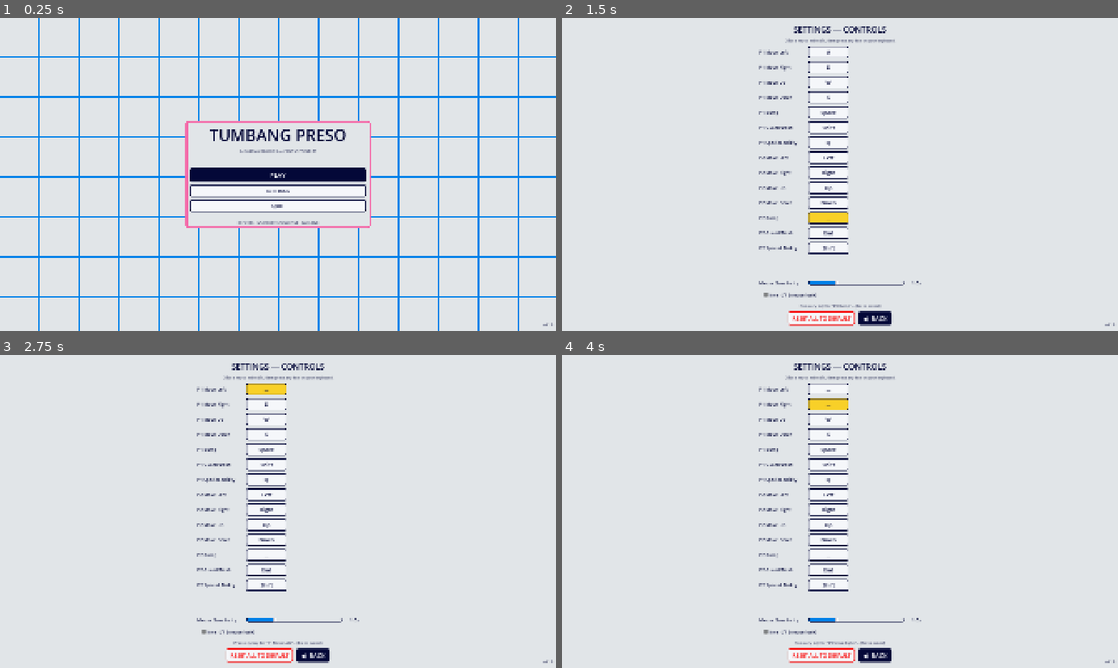
Above: before the commit, frames 1-4 (two rows, left to right).
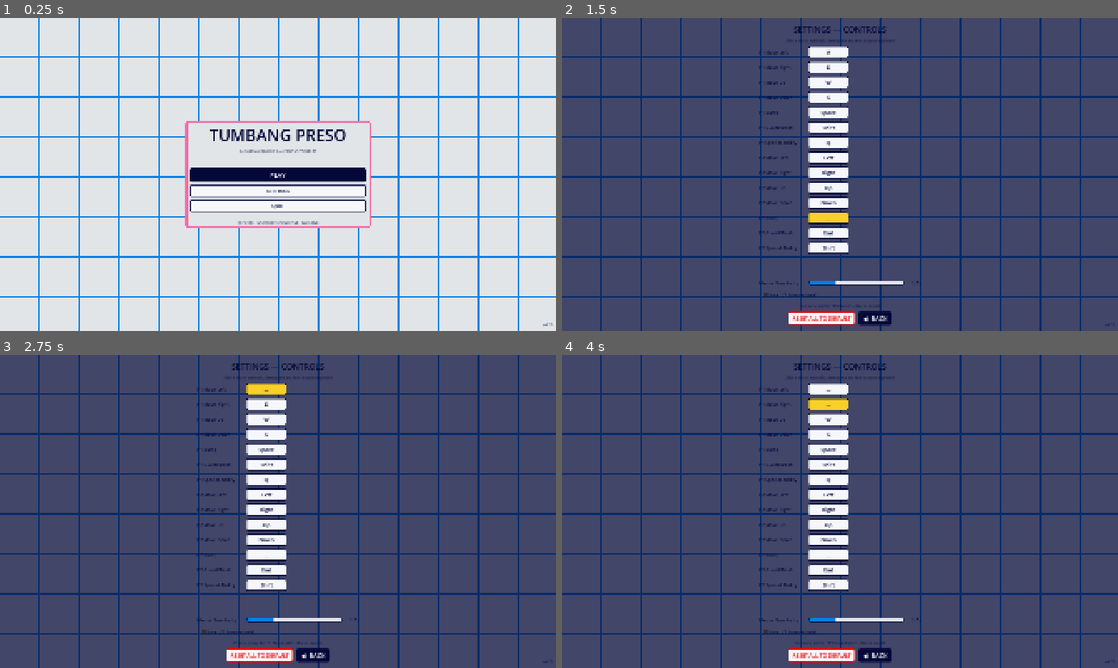
Above: after the commit, the same moments.

Repository: DOST-GameDEV/DOST-GameDev
Game: Godot game, scene res://scenes/ui/MainMenu.tscn
The game is run twice, just before and just after one commit, with the same random seed, the same clock (stepped at 60 frames per second) and the same inputs.
Inputs:
- Up to frame 1 (0.25 s): no input
- Up to frame 2 (1.5 s): click "SETTINGS" at 0.5 s; click "Enter" at 1.25 s
- Up to frame 3 (2.75 s): click "A" at 2 s
- Up to frame 4 (4 s): click "…" at 2.75 s; click "D" at 3.5 s

The runs differ from the first frame. In frame 1, less than 0.1% of the frame differs, in the area x 98-100%, y 97-99%; in frame 2, 95%, in the area x 0-100%, y 0-100%; in frame 3, 95%; in frame 4, 95%.

Commit message:
feat(U-7): settings panel, match-result chrome, Esc everywhere v4.20
Co-Authored-By: Claude Sonnet 4.6 <noreply@anthropic.com>

Diff:
--- a/project.godot
+++ b/project.godot
@@ -15,7 +15,7 @@
 ; Single source of truth for the build version ??? see scripts/systems/game_version.gd.
 ; Bump the minor number with every gameplay/UI/model/scene change; shown on screen
 ; (main menu + in-match HUD) so a new build is visually confirmable.
-config/version="4.19"
+config/version="4.20"
 run/main_scene="res://scenes/ui/MainMenu.tscn"
 config/features=PackedStringArray("4.7", "Forward Plus")
 config/icon="res://icon.svg"
--- a/scenes/main/Main.tscn
+++ b/scenes/main/Main.tscn
@@ -1,6 +1,7 @@
-[gd_scene load_steps=22 format=3 uid="uid://c3f7h9j1k2l4m"]
+[gd_scene load_steps=23 format=3 uid="uid://c3f7h9j1k2l4m"]
 
 [ext_resource type="Script" path="res://scripts/main.gd" id="0"]
+[ext_resource type="PackedScene" path="res://scenes/ui/SettingsPanel.tscn" id="11"]
 [ext_resource type="PackedScene" path="res://scenes/characters/CharacterBase.tscn" id="1"]
 [ext_resource type="PackedScene" path="res://scenes/ui/HUD.tscn" id="2"]
 [ext_resource type="Resource" path="res://scripts/abilities/resources/quick_stand.tres" id="3"]
@@ -207,6 +208,11 @@
 theme_type_variation = &"PrimaryButton"
 text = "RESUME"
 
+[node name="SettingsButton" type="Button" parent="PauseLayer/PauseRoot/Card/VBoxContainer"]
+unique_name_in_owner = true
+layout_mode = 2
+text = "SETTINGS"
+
 [node name="MenuButton" type="Button" parent="PauseLayer/PauseRoot/Card/VBoxContainer"]
 unique_name_in_owner = true
 layout_mode = 2
@@ -223,3 +229,7 @@
 offset_top = -16.0
 mouse_filter = 2
 material = SubResource("ShaderMaterial_pause_fold")
+
+[node name="SettingsPanel" parent="PauseLayer" instance=ExtResource("11")]
+unique_name_in_owner = true
+visible = false
--- a/scenes/ui/MatchResult.tscn
+++ b/scenes/ui/MatchResult.tscn
@@ -1,6 +1,11 @@
-[gd_scene load_steps=2 format=3 uid="uid://dqx7h4k9m2n8p"]
+[gd_scene load_steps=4 format=3 uid="uid://dqx7h4k9m2n8p"]
 
 [ext_resource type="Script" path="res://scripts/ui/match_result.gd" id="1"]
+[ext_resource type="Shader" path="res://assets/ui/card_fold.gdshader" id="2"]
+
+[sub_resource type="ShaderMaterial" id="ShaderMaterial_fold"]
+shader = ExtResource("2")
+shader_parameter/fold_color = Color(0.016, 0.031, 0.22, 1)
 
 [node name="MatchResult" type="Control"]
 layout_mode = 3
@@ -124,3 +129,15 @@
 unique_name_in_owner = true
 layout_mode = 2
 text = "MAIN MENU"
+
+[node name="FoldCorner" type="Control" parent="Card"]
+layout_mode = 1
+anchor_left = 1.0
+anchor_top = 1.0
+anchor_right = 1.0
+anchor_bottom = 1.0
+offset_left = -16.0
+offset_top = -16.0
+custom_minimum_size = Vector2(16, 16)
+mouse_filter = 2
+material = SubResource("ShaderMaterial_fold")
--- a/scenes/ui/SettingsPanel.tscn
+++ b/scenes/ui/SettingsPanel.tscn
@@ -1,13 +1,18 @@
-[gd_scene load_steps=2 format=3 uid="uid://dx1n5r7t9v2w4"]
+[gd_scene load_steps=4 format=3 uid="uid://dx1n5r7t9v2w4"]
 
 [ext_resource type="Script" path="res://scripts/ui/settings_panel.gd" id="1"]
+[ext_resource type="Shader" path="res://assets/ui/card_fold.gdshader" id="2"]
+
+[sub_resource type="ShaderMaterial" id="ShaderMaterial_fold"]
+shader = ExtResource("2")
+shader_parameter/fold_color = Color(0.016, 0.031, 0.22, 1)
 
 [node name="SettingsPanel" type="Control"]
 layout_mode = 3
 anchors_preset = 15
 anchor_right = 1.0
 anchor_bottom = 1.0
-mouse_filter = 2
+mouse_filter = 0
 script = ExtResource("1")
 
 [node name="Background" type="ColorRect" parent="."]
@@ -15,7 +20,7 @@
 anchors_preset = 15
 anchor_right = 1.0
 anchor_bottom = 1.0
-color = Color(0.882353, 0.898039, 0.909804, 1)
+color = Color(0.015686, 0.031373, 0.219608, 0.72)
 mouse_filter = 2
 
 [node name="Layout" type="VBoxContainer" parent="."]
@@ -109,3 +114,15 @@
 layout_mode = 2
 theme_type_variation = &"PrimaryButton"
 text = "◀  BACK"
+
+[node name="FoldCorner" type="Control" parent="."]
+layout_mode = 1
+anchor_left = 1.0
+anchor_top = 1.0
+anchor_right = 1.0
+anchor_bottom = 1.0
+offset_left = -16.0
+offset_top = -16.0
+custom_minimum_size = Vector2(16, 16)
+mouse_filter = 2
+material = SubResource("ShaderMaterial_fold")
--- a/scripts/main.gd
+++ b/scripts/main.gd
@@ -42,6 +42,8 @@
 @onready var pause_root: Control = %PauseRoot
 @onready var resume_button: Button = %ResumeButton
 @onready var menu_button: Button = %MenuButton
+@onready var settings_button: Button = %SettingsButton
+@onready var settings_panel: SettingsPanel = %SettingsPanel
 ## Q-3/B-64: text swaps to a non-freezing warning in networked play — see
 ## _on_pause_toggle_requested.
 @onready var paused_label: Label = %PausedLabel
@@ -123,6 +125,8 @@
 	pause_root.visible = false
 	resume_button.pressed.connect(_on_resume_pressed)
 	menu_button.pressed.connect(_on_return_to_menu_pressed)
+	settings_button.pressed.connect(func() -> void: pause_root.hide(); settings_panel.show())
+	settings_panel.back_pressed.connect(func() -> void: settings_panel.hide(); pause_root.show())
 	pause_layer.toggle_requested.connect(_on_pause_toggle_requested)
 
 	var join_target := ""
@@ -286,7 +290,7 @@
 		# overlay and the match-result screen both deliberately release the
 		# cursor, and stealing it back on focus would undo B-51 and hand back a
 		# result screen with no usable pointer.
-		if pause_root.visible or match_result.visible:
+		if pause_root.visible or match_result.visible or settings_panel.visible:
 			return
 		Input.mouse_mode = Input.MOUSE_MODE_CAPTURED
 
--- a/scripts/ui/lobby.gd
+++ b/scripts/ui/lobby.gd
@@ -204,6 +204,11 @@
 func _on_start_pressed() -> void:
 	_rpc_begin_match.rpc()
 
+func _unhandled_input(event: InputEvent) -> void:
+	if event.is_action_pressed("ui_cancel"):
+		get_viewport().set_input_as_handled()
+		_on_back_pressed()
+
 func _on_back_pressed() -> void:
 	NetworkManager.disconnect_network()
 	get_tree().change_scene_to_file(MAIN_MENU_PATH)
--- a/scripts/ui/match_result.gd
+++ b/scripts/ui/match_result.gd
@@ -23,6 +23,15 @@
 	MatchManager.match_won.connect(_on_match_won)
 	rematch_button.pressed.connect(_on_rematch_pressed)
 	menu_button.pressed.connect(_on_menu_pressed)
+
+## U-7: Esc exits to the main menu from the match-result screen — same path as
+## the Menu button, so the same teardown applies.
+func _unhandled_input(event: InputEvent) -> void:
+	if not visible:
+		return
+	if event.is_action_pressed("ui_cancel"):
+		get_viewport().set_input_as_handled()
+		_on_menu_pressed()
 
 func _on_match_won(winning_team: int) -> void:
 	message_label.text = "%s WINS THE MATCH!" % ("TEAM A" if winning_team == 0 else "TEAM B")
--- a/scripts/ui/settings_panel.gd
+++ b/scripts/ui/settings_panel.gd
@@ -67,25 +67,32 @@
 	_action_buttons[action].text = "…"
 
 func _unhandled_input(event: InputEvent) -> void:
+	if not (event is InputEventKey and event.pressed and not event.echo):
+		return
+	var key_event := event as InputEventKey
 	if _listening_action == "":
+		# U-7: Esc exits the panel (back to pause menu or main menu, whoever
+		# wired back_pressed). Handled even when not rebinding so every panel
+		# in the game has a working Esc path (Dev_Plan.md §4.7 / Handoff.md U-7).
+		if key_event.physical_keycode == KEY_ESCAPE:
+			get_viewport().set_input_as_handled()
+			_on_back_pressed()
 		return
-	if event is InputEventKey and event.pressed and not event.echo:
-		var key_event := event as InputEventKey
-		if key_event.physical_keycode == KEY_ESCAPE:
+	if key_event.physical_keycode == KEY_ESCAPE:
+		_action_buttons[_listening_action].text = SettingsManager.get_binding_display_name(_listening_action)
+		status_label.text = "Rebind cancelled."
+		_listening_action = ""
+	else:
+		# B-22: rebind_action() now refuses (and reports) a key already used
+		# by another action instead of silently double-binding it.
+		var conflict_with := SettingsManager.rebind_action(_listening_action, key_event.physical_keycode)
+		if conflict_with != "":
 			_action_buttons[_listening_action].text = SettingsManager.get_binding_display_name(_listening_action)
-			status_label.text = "Rebind cancelled."
+			status_label.text = "That key is already \"%s\". Choose a different key." % conflict_with
+		else:
+			status_label.text = "\"%s\" rebound." % SettingsManager.ACTION_LABELS.get(_listening_action, _listening_action)
 			_listening_action = ""
-		else:
-			# B-22: rebind_action() now refuses (and reports) a key already used
-			# by another action instead of silently double-binding it.
-			var conflict_with := SettingsManager.rebind_action(_listening_action, key_event.physical_keycode)
-			if conflict_with != "":
-				_action_buttons[_listening_action].text = SettingsManager.get_binding_display_name(_listening_action)
-				status_label.text = "That key is already \"%s\". Choose a different key." % conflict_with
-			else:
-				status_label.text = "\"%s\" rebound." % SettingsManager.ACTION_LABELS.get(_listening_action, _listening_action)
-				_listening_action = ""
-		get_viewport().set_input_as_handled()
+	get_viewport().set_input_as_handled()
 
 ## Refreshes whichever row's button just changed — covers both rebinds made
 ## through this panel and ones applied elsewhere (e.g. reset_all_to_default()).
Not shown, changed: docs/Handoff.md
